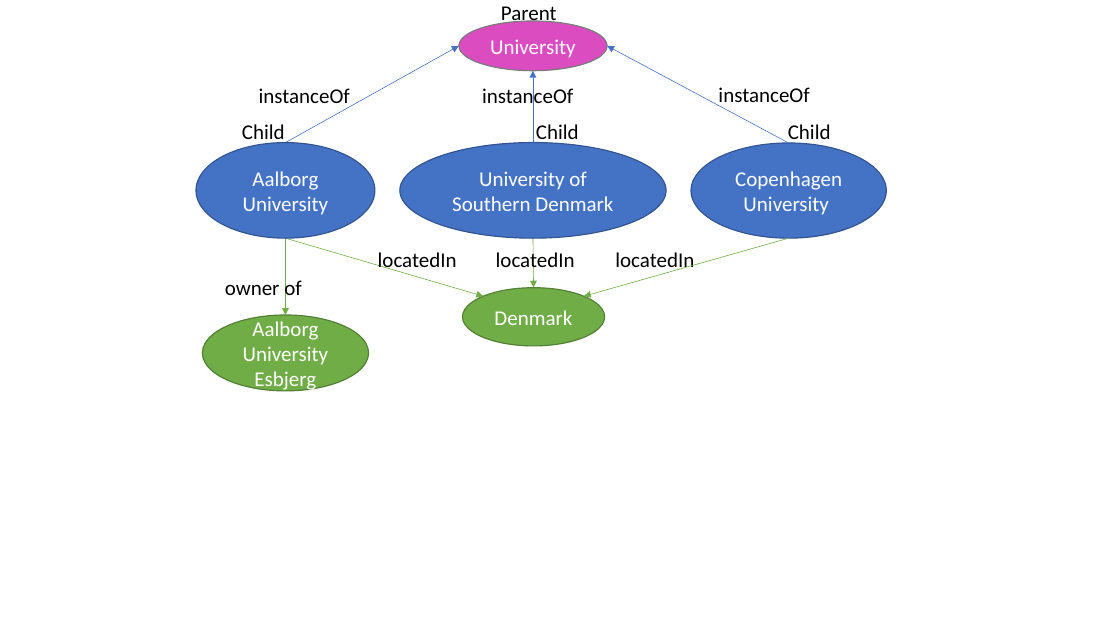
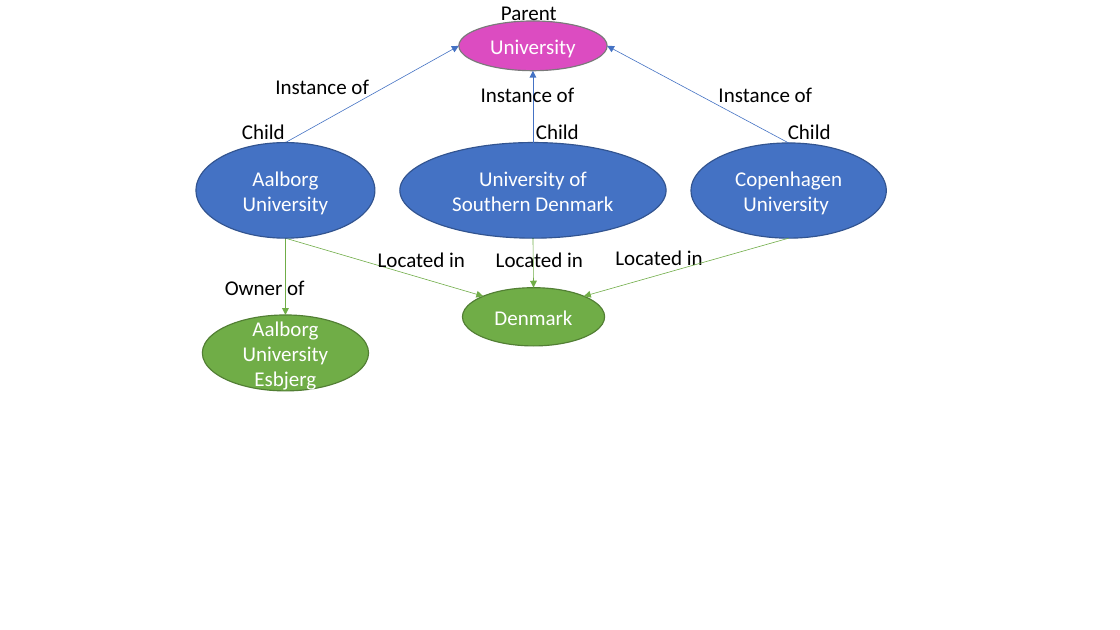
Before and after one commit to JonasHal/P4_code, a slide deck: slide 1 of Figures/parentchild.pptx. Drawn at 1120x630 pixels with LibreOffice and Linux fonts; fonts in the diff are those of the drawing. Boxes give left, top, right and bottom in pixels: in the first picture for what was removed or moved away, otherwise in the second. Text is boxed around its words. In the diff, an @@ line names an element or a change of style, - is before the commit and + after.

```diff
--- a/Figures/parentchild.pptx
+++ b/Figures/parentchild.pptx
@@ text at (275, 79, 368, 101): text changed @@
-instanceOf
+Instance of
@@ text at (481, 84, 574, 108): text changed @@
-instanceOf
+Instance of
@@ text at (718, 87, 812, 108): text changed @@
-instanceOf
+Instance of
@@ text at (378, 252, 465, 274): text changed @@
-locatedIn
+Located in
@@ text at (496, 250, 583, 274): text changed @@
-locatedIn
+Located in
@@ text at (615, 250, 703, 271): text changed @@
-locatedIn
+Located in
@@ text at (225, 280, 304, 295): text changed @@
-owner of
+Owner of
```
Also in this commit, not shown: 1 other file.
